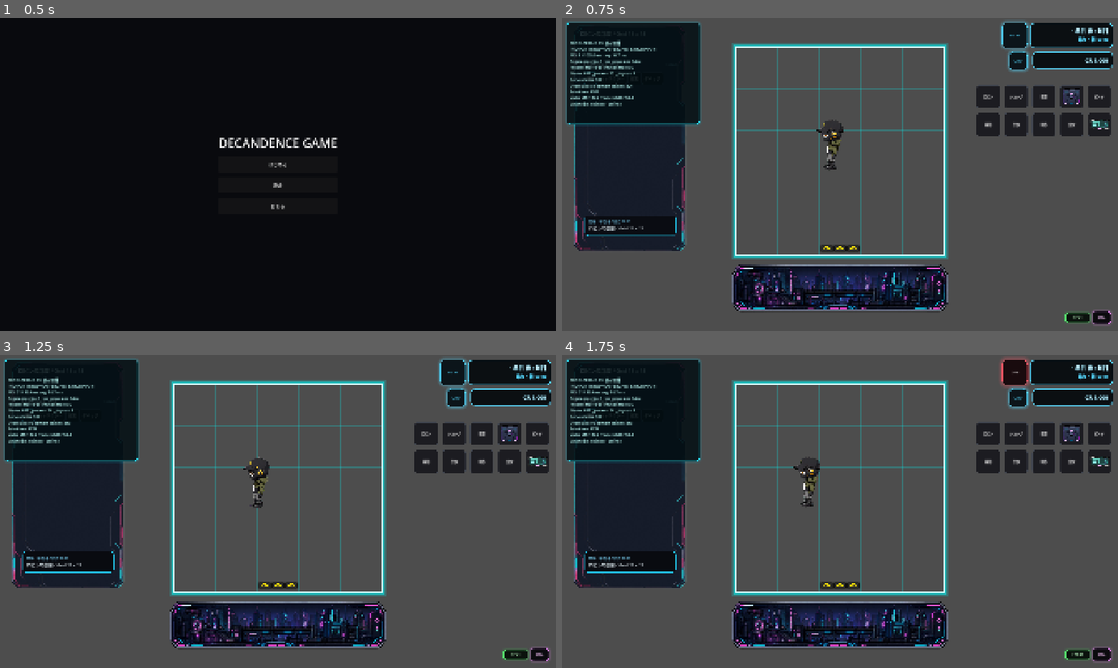
Above: before the commit, frames 1-4 (two rows, left to right).
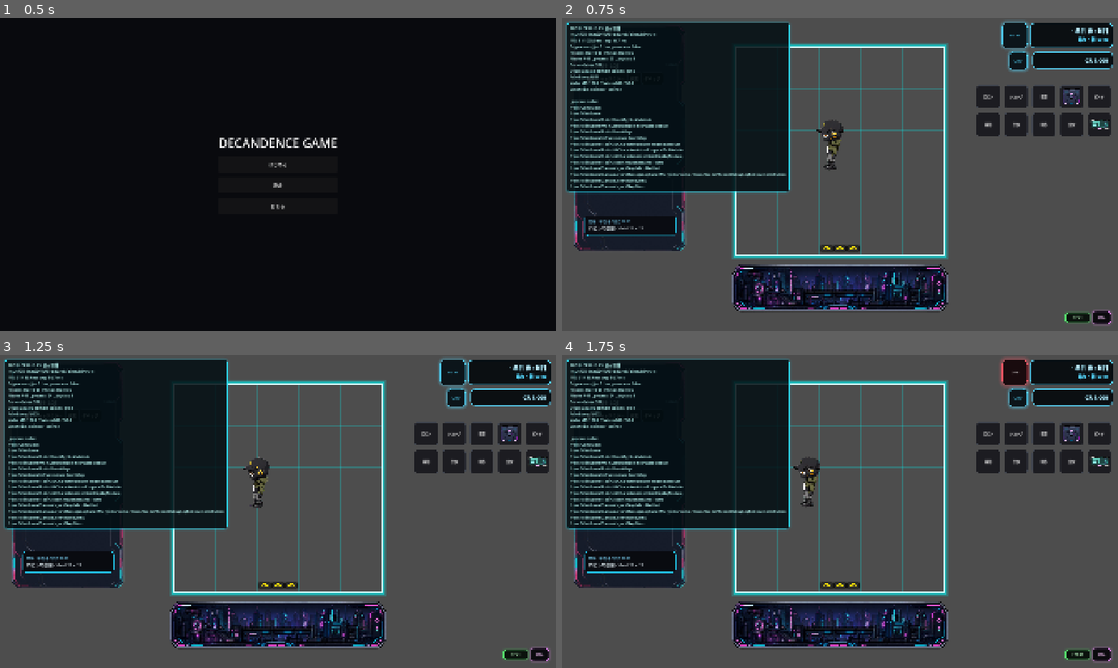
Above: after the commit, the same moments.

Repository: grimoire1089-coder/optimistic
Game: Godot game, scene res://Scenes/Boot/TitleScene.tscn
The game is run twice, just before and just after one commit, with the same random seed, the same clock (stepped at 60 frames per second) and the same inputs. Sound files missing from this copy of the repository are replaced by a short silence.
Inputs:
- Up to frame 1 (0.5 s): no input
- Up to frame 2 (0.75 s): click "はじめる" at 0.5 s
- Up to frame 3 (1.25 s): no input
- Up to frame 4 (1.75 s): click "BGM" at 1.25 s

Frame 1 is identical in both runs. In frame 2, 13% of the frame differs, in the area x 0-41%, y 1-56%; in frame 3, 13%; in frame 4, 13%.

Commit message:
List active process nodes and pause UI processing during F4 diagnostic

Diff:
--- a/Scripts/UI/Debug/SimpleProfilerHud.gd
+++ b/Scripts/UI/Debug/SimpleProfilerHud.gd
@@ -2,13 +2,14 @@
 class_name SimpleProfilerHud
 
 @export var update_interval_seconds: float = 0.5
-@export var panel_size: Vector2 = Vector2(460.0, 350.0)
+@export var panel_size: Vector2 = Vector2(560.0, 520.0)
 @export var panel_offset: Vector2 = Vector2(16.0, 16.0)
 @export var toggle_key: Key = KEY_F3
 @export var toggle_ui_key: Key = KEY_F4
 @export var toggle_map_key: Key = KEY_F5
 @export var toggle_background_key: Key = KEY_F6
 @export var toggle_actor_key: Key = KEY_F7
+@export var listed_process_node_limit: int = 14
 
 var _label: Label
 var _timer := 0.0
@@ -19,10 +20,12 @@
 var _process_node_count := 0
 var _physics_node_count := 0
 var _canvas_item_count := 0
+var _process_node_paths: PackedStringArray = []
 var _ui_diagnostic_hidden := false
 var _map_diagnostic_hidden := false
 var _background_diagnostic_hidden := false
 var _actor_diagnostic_hidden := false
+var _ui_diagnostic_state: Dictionary = {}
 
 
 func _ready() -> void:
@@ -142,7 +145,7 @@
 	var texture_mb := _bytes_to_mb(float(Performance.get_monitor(Performance.RENDER_TEXTURE_MEM_USED)))
 	var physics_objects := int(Performance.get_monitor(Performance.PHYSICS_2D_ACTIVE_OBJECTS))
 	var collision_pairs := int(Performance.get_monitor(Performance.PHYSICS_2D_COLLISION_PAIRS))
-	return "PROFILER HUD  F3: 表示切替\nF4:UI=%s F5:MAP=%s F6:BG=%s …(257 unchanged characters)…  %.1f\n2D physics objects: %d  pairs: %d" % [
+	return "PROFILER HUD  F3: 表示切替\nF4:UI=%s F5:MAP=%s F6:BG=%s …(257 unchanged characters)…  %.1f\n2D physics objects: %d  pairs: %d\n\n_process nodes:\n%s" % [
 		_hidden_label(_ui_diagnostic_hidden),
 		_hidden_label(_map_diagnostic_hidden),
 		_hidden_label(_background_diagnostic_hidden),
@@ -165,6 +168,7 @@
 		texture_mb,
 		physics_objects,
 		collision_pairs,
+		_get_process_node_text(),
 	]
 
 
@@ -173,14 +177,52 @@
 	var parent_node := get_parent()
 	if parent_node == null:
 		return
-	for child in parent_node.get_children():
-		var canvas_item := child as CanvasItem
-		if canvas_item == null:
+	if _ui_diagnostic_hidden:
+		_ui_diagnostic_state.clear()
+		for child in parent_node.get_children():
+			if child == self:
+				continue
+			_capture_and_disable_ui_node(child)
+	else:
+		_restore_ui_diagnostic_state()
+	_refresh()
+
+
+func _capture_and_disable_ui_node(node: Node) -> void:
+	if node == null:
+		return
+	var canvas_item := node as CanvasItem
+	_ui_diagnostic_state[node.get_instance_id()] = {
+		"node": node,
+		"visible": canvas_item.visible if canvas_item != null else true,
+		"process": node.is_processing(),
+		"physics": node.is_physics_processing(),
+	}
+	if canvas_item != null:
+		canvas_item.visible = false
+	if node.is_processing():
+		node.set_process(false)
+	if node.is_physics_processing():
+		node.set_physics_process(false)
+	for child in node.get_children():
+		_capture_and_disable_ui_node(child)
+
+
+func _restore_ui_diagnostic_state() -> void:
+	for state in _ui_diagnostic_state.values():
+		if not state.has("node"):
 			continue
-		if canvas_item == self:
+		var node := state["node"] as Node
+		if node == null or not is_instance_valid(node):
 			continue
-		canvas_item.visible = not _ui_diagnostic_hidden
-	_refresh()
+		var canvas_item := node as CanvasItem
+		if canvas_item != null and state.has("visible"):
+			canvas_item.visible = bool(state["visible"])
+		if state.has("process"):
+			node.set_process(bool(state["process"]))
+		if state.has("physics"):
+			node.set_physics_process(bool(state["physics"]))
+	_ui_diagnostic_state.clear()
 
 
 func _toggle_main_child_visibility(node_name: String, flag_property: StringName) -> void:
@@ -214,6 +256,7 @@
 	_process_node_count = 0
 	_physics_node_count = 0
 	_canvas_item_count = 0
+	_process_node_paths.clear()
 	_count_node_recursive(get_tree().root)
 
 
@@ -223,6 +266,8 @@
 	_total_node_count += 1
 	if node.is_processing():
 		_process_node_count += 1
+		if _process_node_paths.size() < listed_process_node_limit:
+			_process_node_paths.append(str(node.get_path()))
 	if node.is_physics_processing():
 		_physics_node_count += 1
 	if node is CanvasItem:
@@ -231,6 +276,12 @@
 		_count_node_recursive(child)
 
 
+func _get_process_node_text() -> String:
+	if _process_node_paths.is_empty():
+		return "none"
+	return "\n".join(_process_node_paths)
+
+
 func _seconds_to_ms(seconds: float) -> float:
 	return seconds * 1000.0
 
